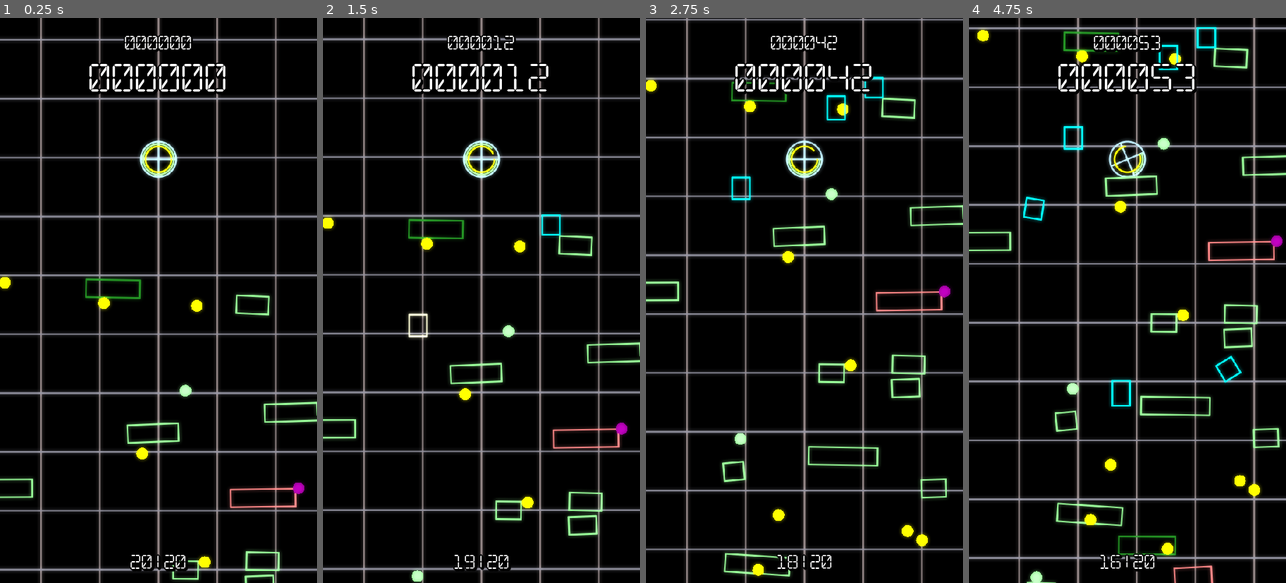
Above: before the commit, frames 1-4 (left to right).
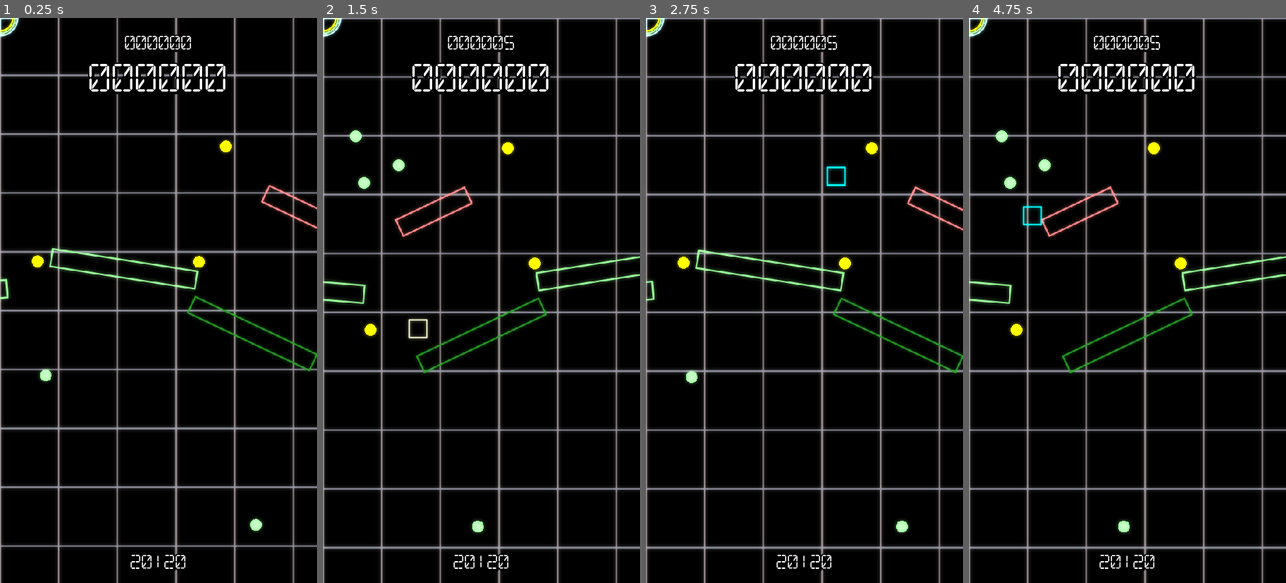
Above: after the commit, the same moments.

Repository: SmBe19/LD48
Game: Godot game, scene res://scn/Root.tscn
The game is run twice, just before and just after one commit, with the same random seed, the same clock (stepped at 60 frames per second) and the same inputs.
Inputs (mouse positions are in pixels of both pictures, inside the frame that each line leads up to):
- Up to frame 1 (0.25 s): no input
- Up to frame 2 (1.5 s): move the mouse to (551, 272) at 0.52 s; hold Space (ui_select) 0.53-1.28 s; click (551, 272) at 0.67 s; move the mouse to (418, 328) at 1.27 s; tap Space (ui_select) at 1.35 s; click (418, 328) at 1.42 s
- Up to frame 3 (2.75 s): tap Space (ui_select) at 1.52, 1.82 s; move the mouse to (836, 176) at 2.02 s; hold Space (ui_select) from 2.03 s (still down); click (836, 176) at 2.17 s
- Up to frame 4 (4.75 s): move the mouse to (1111, 413) at 2.77 s; release Space (ui_select) at 2.78 s; tap Space (ui_select) at 2.85, 3.02, 3.32, 4.35, 4.52 s; click (1111, 413) at 2.92 s; move the mouse to (1222, 385) at 3.52 s; hold Space (ui_select) 3.53-4.28 s; click (1222, 385) at 3.67 s; move the mouse to (1032, 215) at 4.27 s; click (1032, 215) at 4.42 s

The runs differ from the first frame. In frame 1, 22% of the frame differs, in the area x 0-100%, y 0-100%; in frame 2, 23%; in frame 3, 21%; in frame 4, 26%.

Commit message:
create some levels

Diff:
--- /dev/null
+++ b/lvl/lvl1.json
@@ -0,0 +1,83 @@
+{
+  "rects": [
+    {
+      "x": 671,
+      "y": 266,
+      "w": 2.7360602541388563,
+      "r": -0.08223446470911,
+      "d": false,
+      "b": false
+    },
+    {
+      "x": 430,
+      "y": 339,
+      "w": 7.639437027423889,
+      "r": 0.44249989245093746,
+      "d": false,
+      "b": true
+    },
+    {
+      "x": 211,
+      "y": 229,
+      "w": 8.306892813255097,
+      "r": 0.1534375127016645,
+      "d": false,
+      "b": false
+    },
+    {
+      "x": 511,
+      "y": 129,
+      "w": 4.306892813255097,
+      "r": 0.44249989245093746,
+      "d": true,
+      "b": false
+    }
+  ],
+  "powerups": [
+    {
+      "x": 339,
+      "y": 217,
+      "t": "timeup"
+    },
+    {
+      "x": 385,
+      "y": 21,
+      "t": "timeup"
+    },
+    {
+      "x": 619,
+      "y": 330,
+      "t": "timeup"
+    },
+    {
+      "x": 64,
+      "y": 216,
+      "t": "timeup"
+    },
+    {
+      "x": 436,
+      "y": 664,
+      "t": "rectup"
+    },
+    {
+      "x": 644,
+      "y": 1,
+      "t": "rectup"
+    },
+    {
+      "x": 571,
+      "y": 50,
+      "t": "rectup"
+    },
+    {
+      "x": 630,
+      "y": 80,
+      "t": "rectup"
+    },
+    {
+      "x": 78,
+      "y": 410,
+      "t": "rectup"
+    }
+  ]
+}
--- /dev/null
+++ b/lvl/lvl2.json
@@ -0,0 +1,24 @@
+{
+  "rects": [
+    {"x": 0, "y": 0, "w": 5, "r": 0, "d": false, "b": false},
+    {"x": 400, "y": 0, "w": 5, "r": 0, "d": false, "b": false},
+    {"x": 200, "y": 200, "w": 5, "r": 0, "d": false, "b": false},
+    {"x": 600, "y": 200, "w": 5, "r": 0, "d": false, "b": false},
+    {"x": 0, "y": 400, "w": 5, "r": 0, "d": false, "b": false},
+    {"x": 400, "y": 400, "w": 5, "r": 0, "d": false, "b": false},
+    {"x": 200, "y": 600, "w": 5, "r": 0, "d": false, "b": false},
+    {"x": 350, "y": 200, "w": 2, "r": 0, "d": true, "b": false},
+    {"x": 350, "y": 200, "w": 2, "r": 0, "d": true, "b": false},
+    {"x": 400, "y": 250, "w": 2, "r": 0, "d": true, "b": false},
+    {"x": 450, "y": 300, "w": 2, "r": 0, "d": true, "b": false},
+    {"x": 200, "y": 500, "w": 2, "r": 0, "d": true, "b": false},
+  ],
+  "powerups": [
+    {"x": 150, "y": 50, "t": "timeup"},
+    {"x": 100, "y": 150, "t": "timeup"},
+    {"x": 70, "y": 250, "t": "timeup"},
+    {"x": 50, "y": 350, "t": "timeup"},
+    {"x": 450, "y": 150, "t": "rectup"},
+    {"x": 500, "y": 250, "t": "supertimeup"},
+  ]
+}
--- /dev/null
+++ b/lvl/lvl3.json
@@ -0,0 +1,16 @@
+{
+  "rects": [
+    {"x": 0, "y": 0, "w": 10, "r": 0.5, "d": false, "b": false},
+    {"x": 100, "y": 100, "w": 10, "r": 0.5, "d": false, "b": false},
+    {"x": 200, "y": 200, "w": 10, "r": 0.5, "d": true, "b": false},
+    {"x": 300, "y": 300, "w": 10, "r": 0.5, "d": false, "b": false},
+    {"x": 400, "y": 400, "w": 10, "r": 0.5, "d": false, "b": false},
+    {"x": 500, "y": 500, "w": 10, "r": 0.5, "d": false, "b": false},
+  ],
+  "powerups": [
+    {"x": 200, "y": 100, "t": "timeup"},
+    {"x": 300, "y": 200, "t": "supertimeup"},
+    {"x": 400, "y": 300, "t": "rectup"},
+    {"x": 500, "y": 400, "t": "timeup"},
+  ]
+}
--- /dev/null
+++ b/lvl/lvl4.json
@@ -0,0 +1,24 @@
+{
+  "rects": [
+    {"x": 0, "y": 0, "w": 10, "r": 0.5, "d": false, "b": false},
+    {"x": 100, "y": 100, "w": 10, "r": 0.5, "d": false, "b": false},
+    {"x": 200, "y": 200, "w": 10, "r": 0.5, "d": true, "b": false},
+    {"x": 300, "y": 300, "w": 10, "r": 0.5, "d": false, "b": false},
+    {"x": 400, "y": 400, "w": 10, "r": 0.5, "d": false, "b": false},
+    {"x": 500, "y": 500, "w": 10, "r": 0.5, "d": false, "b": false},
+    {"x": 400, "y": 0, "w": 10, "r": 0.5, "d": false, "b": true},
+    {"x": 500, "y": 100, "w": 10, "r": 0.5, "d": false, "b": true},
+    {"x": 600, "y": 200, "w": 10, "r": 0.5, "d": false, "b": true},
+    {"x": 700, "y": 300, "w": 10, "r": 0.5, "d": false, "b": true},
+    {"x": 800, "y": 400, "w": 10, "r": 0.5, "d": false, "b": true},
+  ],
+  "powerups": [
+    {"x": 70, "y": 180, "t": "supertimeup"},
+    {"x": 100, "y": 200, "t": "supertimeup"},
+    {"x": 130, "y": 220, "t": "supertimeup"},
+    {"x": 400, "y": 300, "t": "rectup"},
+    {"x": 200, "y": 100, "t": "timeup"},
+    {"x": 300, "y": 200, "t": "timeup"},
+    {"x": 500, "y": 400, "t": "timeup"},
+  ]
+}
--- /dev/null
+++ b/lvl/lvl5.json
@@ -0,0 +1,39 @@
+{
+  "rects": [
+    {"x": 0, "y": 50, "w": 5, "r": 0, "d": true, "b": false},
+    {"x": 120, "y": 100, "w": 5, "r": 0.8, "d": false, "b": true},
+    {"x": 210, "y": 230, "w": 5, "r": 1.1, "d": false, "b": true},
+    {"x": 260, "y": 380, "w": 5, "r": 1.4, "d": false, "b": true},
+    {"x": 580, "y": 100, "w": 5, "r": -0.8, "d": false, "b": true},
+    {"x": 490, "y": 230, "w": 5, "r": -1.1, "d": false, "b": true},
+    {"x": 440, "y": 380, "w": 5, "r": -1.4, "d": false, "b": true},
+    {"x": 350, "y": 0, "w": 10, "r": 0, "d": true, "b": false},
+    {"x": 350, "y": 100, "w": 5, "r": 0, "d": true, "b": false},
+  ],
+  "powerups": [
+    {"x": 275, "y": -50, "t": "supertimeup"},
+    {"x": 300, "y": -50, "t": "supertimeup"},
+    {"x": 325, "y": -50, "t": "supertimeup"},
+    {"x": 350, "y": -50, "t": "supertimeup"},
+    {"x": 375, "y": -50, "t": "supertimeup"},
+    {"x": 400, "y": -50, "t": "supertimeup"},
+    {"x": 425, "y": -50, "t": "supertimeup"},
+    {"x": 300, "y": 50, "t": "supertimeup"},
+    {"x": 325, "y": 50, "t": "supertimeup"},
+    {"x": 350, "y": 50, "t": "supertimeup"},
+    {"x": 375, "y": 50, "t": "supertimeup"},
+    {"x": 400, "y": 50, "t": "supertimeup"},
+    {"x": 325, "y": 150, "t": "supertimeup"},
+    {"x": 350, "y": 150, "t": "supertimeup"},
+    {"x": 375, "y": 150, "t": "supertimeup"},
+    {"x": 200, "y": 100, "t": "rectup"},
+    {"x": 500, "y": 100, "t": "rectup"},
+    {"x": 250, "y": 200, "t": "rectup"},
+    {"x": 450, "y": 200, "t": "rectup"},
+    {"x": 350, "y": 300, "t": "timeup"},
+    {"x": 350, "y": 325, "t": "timeup"},
+    {"x": 350, "y": 350, "t": "timeup"},
+    {"x": 350, "y": 375, "t": "timeup"},
+    {"x": 350, "y": 400, "t": "timeup"},
+  ]
+}
--- /dev/null
+++ b/lvl/lvl6.json
@@ -0,0 +1,78 @@
+{
+  "rects": [
+    {
+      "x": 30,
+      "y": 154,
+      "w": 6.612667589207036,
+      "r": -0.14030697317053986,
+      "d": false,
+      "b": false
+    },
+    {
+      "x": 546,
+      "y": 219,
+      "w": 2.2347733242995274,
+      "r": -0.14419198402466815,
+      "d": false,
+      "b": true
+    },
+    {
+      "x": 163,
+      "y": 250,
+      "w": 7.980910046362307,
+      "r": -0.294311741614094,
+      "d": false,
+      "b": false
+    },
+    {
+      "x": 0,
+      "y": 280,
+      "w": 3,
+      "r": -0.294311741614094,
+      "d": true,
+      "b": false
+    }
+  ],
+  "powerups": [
+    {
+      "x": 288,
+      "y": 488,
+      "t": "timeup"
+    },
+    {
+      "x": 245,
+      "y": 9,
+      "t": "timeup"
+    },
+    {
+      "x": 623,
+      "y": 498,
+      "t": "timeup"
+    },
+    {
+      "x": 527,
+      "y": 138,
+      "t": "timeup"
+    },
+    {
+      "x": 513,
+      "y": 566,
+      "t": "rectup"
+    },
+    {
+      "x": 400,
+      "y": 513,
+      "t": "rectup"
+    },
+    {
+      "x": 443,
+      "y": 226,
+      "t": "rectup"
+    },
+    {
+      "x": 137,
+      "y": 184,
+      "t": "supertimeup"
+    },
+  ]
+}
--- /dev/null
+++ b/lvl/lvl7.json
@@ -0,0 +1,71 @@
+{
+  "rects": [
+    {
+      "x": 145,
+      "y": 350,
+      "w": 1.5959866154388243,
+      "r": 0.48010056745335195,
+      "d": true,
+      "b": false
+    },
+    {
+      "x": 345,
+      "y": 150,
+      "w": 1.5959866154388243,
+      "r": -0.28010056745335195,
+      "d": true,
+      "b": false
+    },
+    {
+      "x": 530,
+      "y": 384,
+      "w": 1.3722978319332009,
+      "r": -0.34235970132092164,
+      "d": false,
+      "b": false
+    },
+    {
+      "x": 360,
+      "y": 531,
+      "w": 7.123013516204813,
+      "r": 0.40216627983169684,
+      "d": false,
+      "b": false
+    },
+    {
+      "x": 110,
+      "y": 526,
+      "w": 9.319505101885623,
+      "r": -0.386367110117285,
+      "d": false,
+      "b": false
+    }
+  ],
+  "powerups": [
+    {
+      "x": 676,
+      "y": 434,
+      "t": "timeup"
+    },
+    {
+      "x": 652,
+      "y": 5,
+      "t": "timeup"
+    },
+    {
+      "x": 436,
+      "y": 141,
+      "t": "timeup"
+    },
+    {
+      "x": 329,
+      "y": 467,
+      "t": "rectup"
+    },
+    {
+      "x": 424,
+      "y": 345,
+      "t": "rectup"
+    },
+  ]
+}
--- /dev/null
+++ b/lvl/lvl8.json
@@ -0,0 +1,83 @@
+{
+  "rects": [
+    {
+      "x": 671,
+      "y": 266,
+      "w": 2.7360602541388563,
+      "r": -0.08223446470911,
+      "d": false,
+      "b": false
+    },
+    {
+      "x": 430,
+      "y": 339,
+      "w": 7.639437027423889,
+      "r": 0.44249989245093746,
+      "d": false,
+      "b": true
+    },
+    {
+      "x": 211,
+      "y": 229,
+      "w": 8.306892813255097,
+      "r": 0.1534375127016645,
+      "d": false,
+      "b": false
+    },
+    {
+      "x": 511,
+      "y": 129,
+      "w": 4.306892813255097,
+      "r": 0.44249989245093746,
+      "d": true,
+      "b": false
+    }
+  ],
+  "powerups": [
+    {
+      "x": 339,
+      "y": 217,
+      "t": "timeup"
+    },
+    {
+      "x": 385,
+      "y": 21,
+      "t": "timeup"
+    },
+    {
+      "x": 619,
+      "y": 330,
+      "t": "timeup"
+    },
+    {
+      "x": 64,
+      "y": 216,
+      "t": "timeup"
+    },
+    {
+      "x": 436,
+      "y": 664,
+      "t": "rectup"
+    },
+    {
+      "x": 644,
+      "y": 1,
+      "t": "rectup"
+    },
+    {
+      "x": 571,
+      "y": 50,
+      "t": "rectup"
+    },
+    {
+      "x": 630,
+      "y": 80,
+      "t": "rectup"
+    },
+    {
+      "x": 78,
+      "y": 410,
+      "t": "rectup"
+    }
+  ]
+}
--- a/scn/Root.tscn
+++ b/scn/Root.tscn
@@ -9,6 +9,16 @@
 func _ready():
 	if OS.get_name() == \"Android\" or OS.get_name() == \"HTML5\":
 		material = null;
+	if Globals.is_editor:
+		ProjectSettings.set(\"physics/2d/default_gravity\", 0)
+
+var timer = 1
+
+func _process(delta):
+	if Globals.is_editor:
+		timer -= delta
+		if timer < 0:
+			var res = get_tree().reload_current_scene()
 "
 
 [sub_resource type="DynamicFontData" id=4]
--- a/src/Globals.gd
+++ b/src/Globals.gd
@@ -4,4 +4,13 @@
 var max_time = 20.0
 var max_rectangles = 8
 
+var lvl_count = 1
+var lvl_box = Vector2(700, 700)
+var lvl_precreate = 1
+var lvl_gen_x = 3
+var lvl_headroom = 1000
+
 var all_time_highscore = 0
+
+var is_editor = true
+var editor_lvl = 1
--- a/src/MainCamera.gd
+++ b/src/MainCamera.gd
@@ -12,6 +12,8 @@
 	if prop.y > prop.x:
 		height = rs.y / prop.x
 	camoffset = Vector2(0, height * 0.25)
+	if Globals.is_editor:
+		camoffset = Vector2(orig.x/2, orig.y/2)
 
 func _process(delta):
 	position = $"../Player".position + camoffset
--- a/src/Obstacles.gd
+++ b/src/Obstacles.gd
@@ -4,63 +4,68 @@
 const powerup = preload("res://scn/PowerUp.tscn")
 var rng = RandomNumberGenerator.new()
 
-var last_height = -800
-var precreate = 1000
-var obst_per_height = 0.1
-var time_per_height = 0.06
-var supertime_per_height = 0.01
-var rect_per_height = 0.03
-var dang_prob = 0.15
-var bouncy_prob = 0.2
-var xrand = 2000
-var rotrand = 0.1
-var create_every = 200
-var headroom = 1000
+var last_height_gen = 200
+var clean_children_timer = 0
+var mouse_down = false
+var mouse_start = Vector2.ZERO
+var mouse_rect = null
 
-func clean_children(ppos):
+func clean_children(delta):
+	clean_children_timer -= delta
+	if clean_children_timer > 0:
+		return
+	clean_children_timer = 5
+	var ppos = $"../Player".position
 	for child in get_children():
-		if child.position.y < ppos.y - headroom:
+		if child.position.y < ppos.y - Globals.lvl_headroom:
 			child.queue_free()
 
-func create_obstacles(ppos, count):
-	for i in count:
-		var new_obstacle = obstacle.instance()
-		new_obstacle.rotation = rng.randf_range(-rotrand, rotrand)
-		new_obstacle.position.x = rng.randf_range(-xrand, xrand) + ppos.x
-		new_obstacle.position.y = rng.randf_range(last_height, ppos.y) + precreate
-		new_obstacle.width = rng.randf_range(1, 4)
-		new_obstacle.dangerous = rng.randf() < dang_prob
-		new_obstacle.bouncy = rng.randf() < bouncy_prob
-		add_child(new_obstacle)
-
-func create_powerups(ppos, group, color, count):
-	print(group, ": ", count)
-	for i in count:
+func add_lvl(lvl, xoff, yoff, mirrored):
+	var file = File.new()
+	file.open("res://lvl/lvl" + str(lvl) + ".json", File.READ)
+	var json = parse_json(file.get_as_text())
+	if json == null:
+		print('Could not load level ', lvl)
+		return
+	for rect in json['rects']:
+		var new_rect = obstacle.instance()
+		if mirrored:
+			new_rect.rotation = -rect['r']
+			new_rect.position = Vector2(Globals.lvl_box.x - rect['x'] + xoff, rect['y'] + yoff)
+		else:
+			new_rect.rotation = rect['r']
+			new_rect.position = Vector2(rect['x'] + xoff, rect['y'] + yoff)
+		new_rect.width = rect['w']
+		new_rect.dangerous = rect['d']
+		new_rect.bouncy = rect['b']
+		add_child(new_rect)
+	for pup in json['powerups']:
 		var new_up = powerup.instance()
-		new_up.add_to_group(group)
-		new_up.color = color
-		new_up.position.x = rng.randf_range(-xrand, xrand) + ppos.x
-		new_up.position.y = rng.randf_range(last_height, ppos.y) + precreate
+		new_up.add_to_group(pup['t'])
+		if mirrored:
+			new_up.position = Vector2(Globals.lvl_box.x - pup['x'] + xoff, pup['y'] + yoff)
+		else:
+			new_up.position = Vector2(pup['x'] + xoff, pup['y'] + yoff)
 		add_child(new_up)
 
 func place_obstacles():
 	var ppos = $"../Player".position
-	clean_children(ppos)
-	create_obstacles(ppos, (ppos.y - last_height) * obst_per_height)
-	create_powerups(ppos, "rectup", Color.lightgreen, int((ppos.y - last_height) * rect_per_height))
-	create_powerups(ppos, "timeup", Color.yellow, int((ppos.y - last_height) * time_per_height))
-	create_powerups(ppos, "supertimeup", Color.darkmagenta, int((ppos.y - last_height) * supertime_per_height * max(1, sqrt(ppos.y / 1000)) * rng.randf()))
-	last_height = ppos.y
+	while last_height_gen <= ppos.y + Globals.lvl_precreate * Globals.lvl_box.y:
+		var playerx = round(ppos.x / Globals.lvl_box.x) * Globals.lvl_box.x
+		for i in range(-Globals.lvl_gen_x, Globals.lvl_gen_x+1):
+			var lvl = rng.randi_range(1, Globals.lvl_count)
+			var mirrored = rng.randf() < 0.5
+			if Globals.is_editor:
+				lvl = Globals.editor_lvl
+				mirrored = Input.is_action_pressed("ui_select")
+			add_lvl(lvl, playerx + i * Globals.lvl_box.y, last_height_gen, mirrored)
+		last_height_gen += Globals.lvl_box.y
 
-func _process(_delta):
-	if $"../Player".position.y > last_height + create_every:
-		place_obstacles()
+func _process(delta):
+	place_obstacles()
+	clean_children(delta)
 	if mouse_down:
 		place_mouse_rect()
-
-var mouse_down = false
-var mouse_start = Vector2.ZERO
-var mouse_rect = null
 
 func get_mouse_pos():
 	var gmp = $"/root/Root/Score".get_global_mouse_position()
--- a/src/Player.gd
+++ b/src/Player.gd
@@ -129,7 +129,6 @@
 		last_pos = position
 
 func fast_shake(_delta):
-	var angle = linear_velocity.angle_to(last_velo)
 	var diff = linear_velocity.distance_squared_to(last_velo)
 	if diff > 200000:
 		$"../MainCamera".shake(1)
--- a/src/RectUp.gd
+++ b/src/RectUp.gd
@@ -4,3 +4,11 @@
 
 func _draw():
 	draw_circle(Vector2.ZERO, 10, color)
+
+func _ready():
+	if is_in_group('timeup'):
+		color = Color.yellow
+	elif is_in_group('rectup'):
+		color = Color.lightgreen
+	elif is_in_group('supertimeup'):
+		color = Color.darkmagenta
Not shown, added: cre/rnd.py
